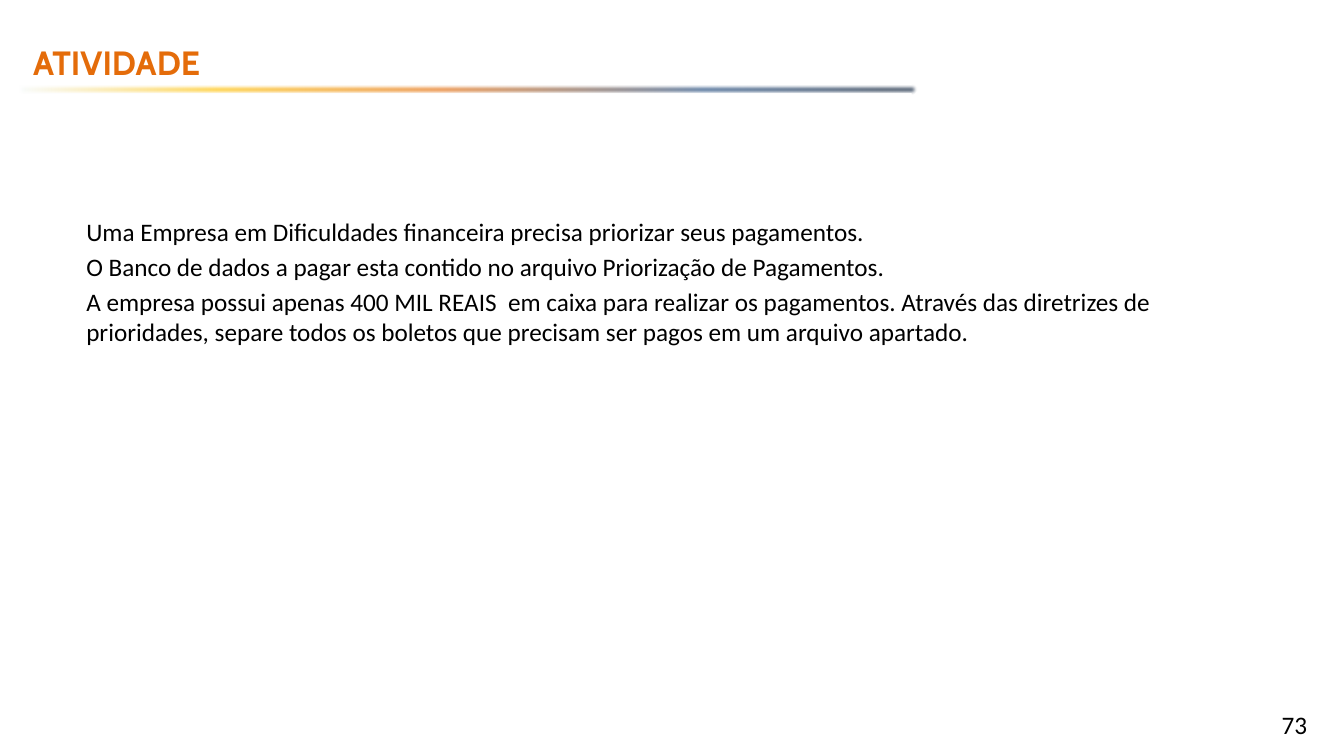
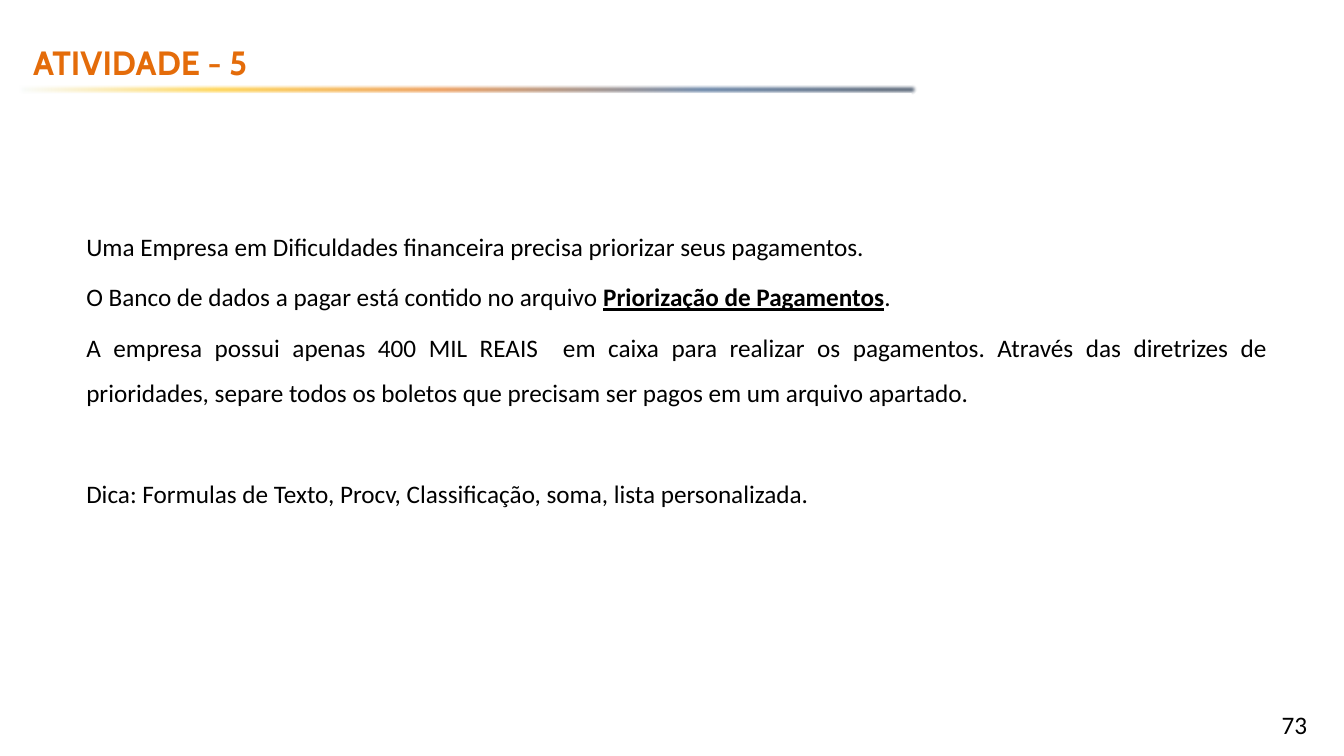
Before and after one commit to emerson-fenrir/Excel_Basico, a slide deck: slide 73 of Professor/Aula3.pptx. Drawn at 1344x756 pixels with LibreOffice and Linux fonts; fonts in the diff are those of the drawing; background and template pictures are left out. Boxes give left, top, right and bottom in pixels: in the first picture for what was removed or moved away, otherwise in the second. Text is boxed around its words. In the diff, an @@ line names an element or a change of style, - is before the commit and + after.

```diff
--- a/Professor/Aula3.pptx
+++ b/Professor/Aula3.pptx
@@ text at [33,51,247,76]: text changed @@
-ATIVIDADE
+ATIVIDADE - 5
@@ text at [86,238,1267,407]: alignment left to justified; line spacing 1 to 1.5 @@
@@ text at [86,288,890,311]: text changed @@
-O Banco de dados a pagar esta contido no arquivo Priorização de Pagamentos.
+O Banco de dados a pagar está contido no arquivo Priorização de Pagamentos.
@@ text at [86,485,808,508]: paragraph added @@
+Dica: Formulas de Texto, Procv, Classificação, soma, lista personalizada.
```
Also in this commit, not shown: 6 other slides changed, 5 slides added, 8 other files.
